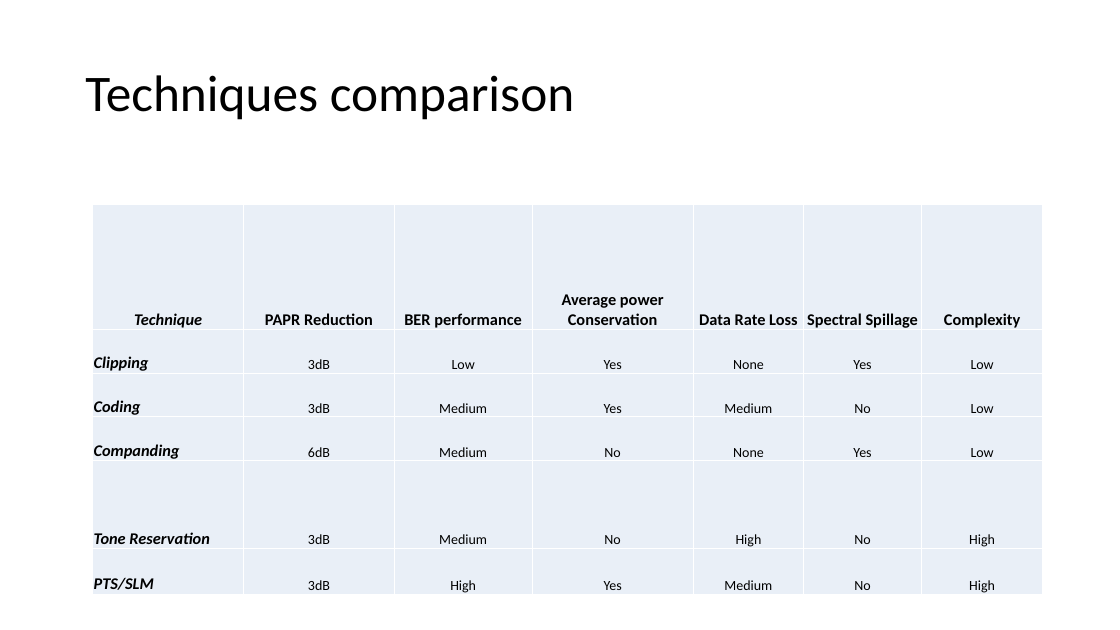
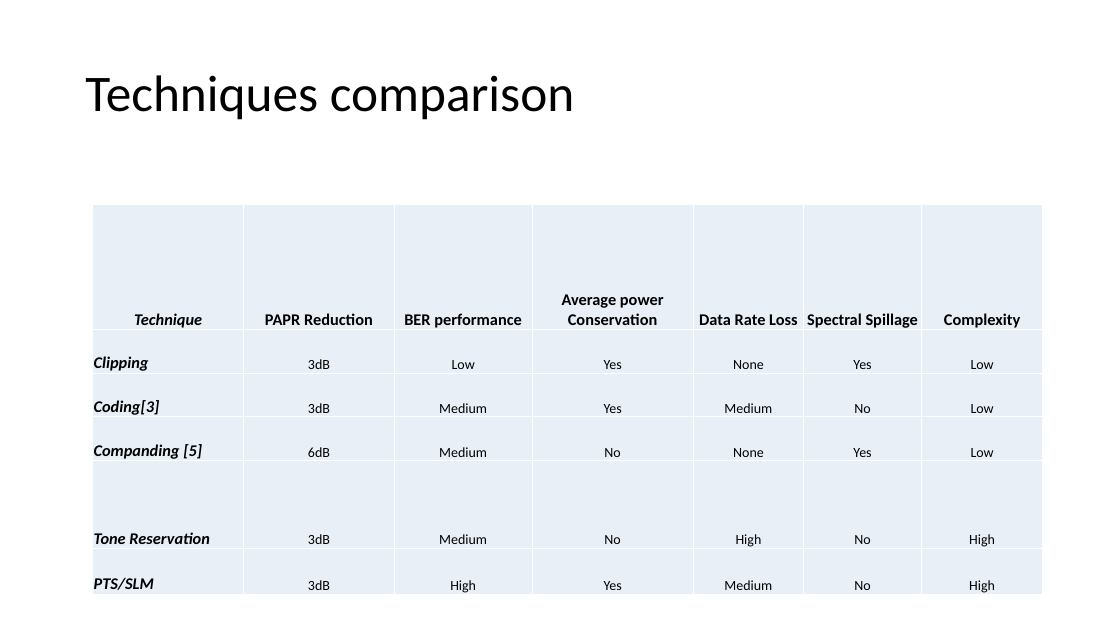
Before and after one commit to liorkissos/VLF-Simulations, a slide deck: slide 16 of PAPR Reduction- PTS.pptx (slide 17 before the commit). Drawn at 1120x630 pixels with LibreOffice and Linux fonts; fonts in the diff are those of the drawing. Boxes give left, top, right and bottom in pixels: in the first picture for what was removed or moved away, otherwise in the second. Text is boxed around its words. In the diff, an @@ line names an element or a change of style, - is before the commit and + after.

```diff
--- a/PAPR Reduction- PTS.pptx
+++ b/PAPR Reduction- PTS.pptx
@@ table at box(92, 204, 1044, 597) @@
-row 3, column 1: Coding
+row 3, column 1: Coding[3]
-row 4, column 1: Companding
+row 4, column 1: Companding [5]
```
Also in this commit, not shown: 13 other slides changed, 3 slides added, 5 slides removed, 3 other files.
